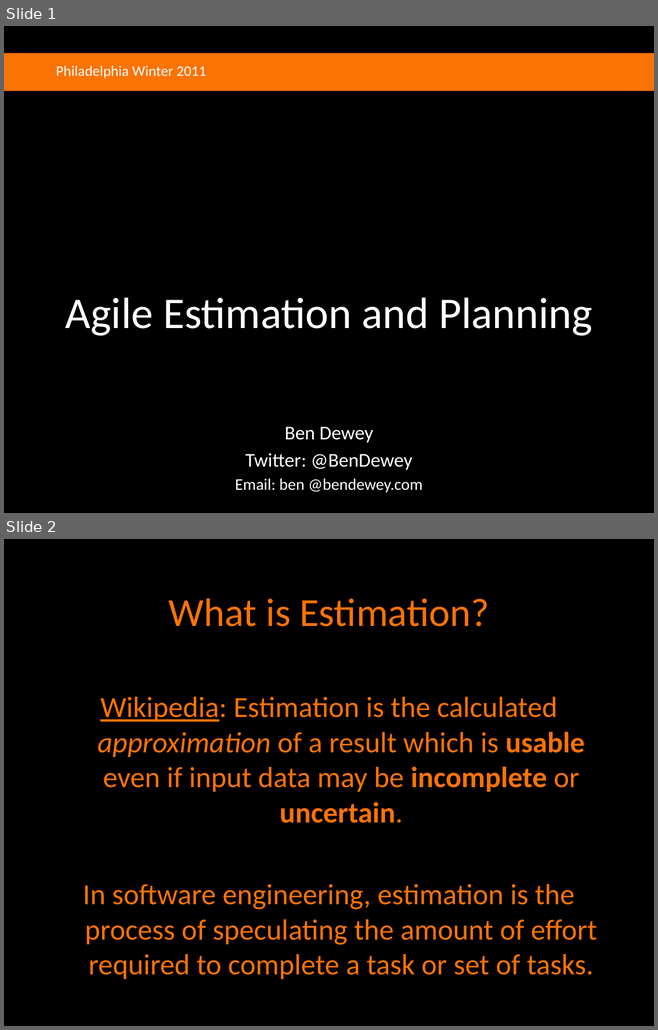
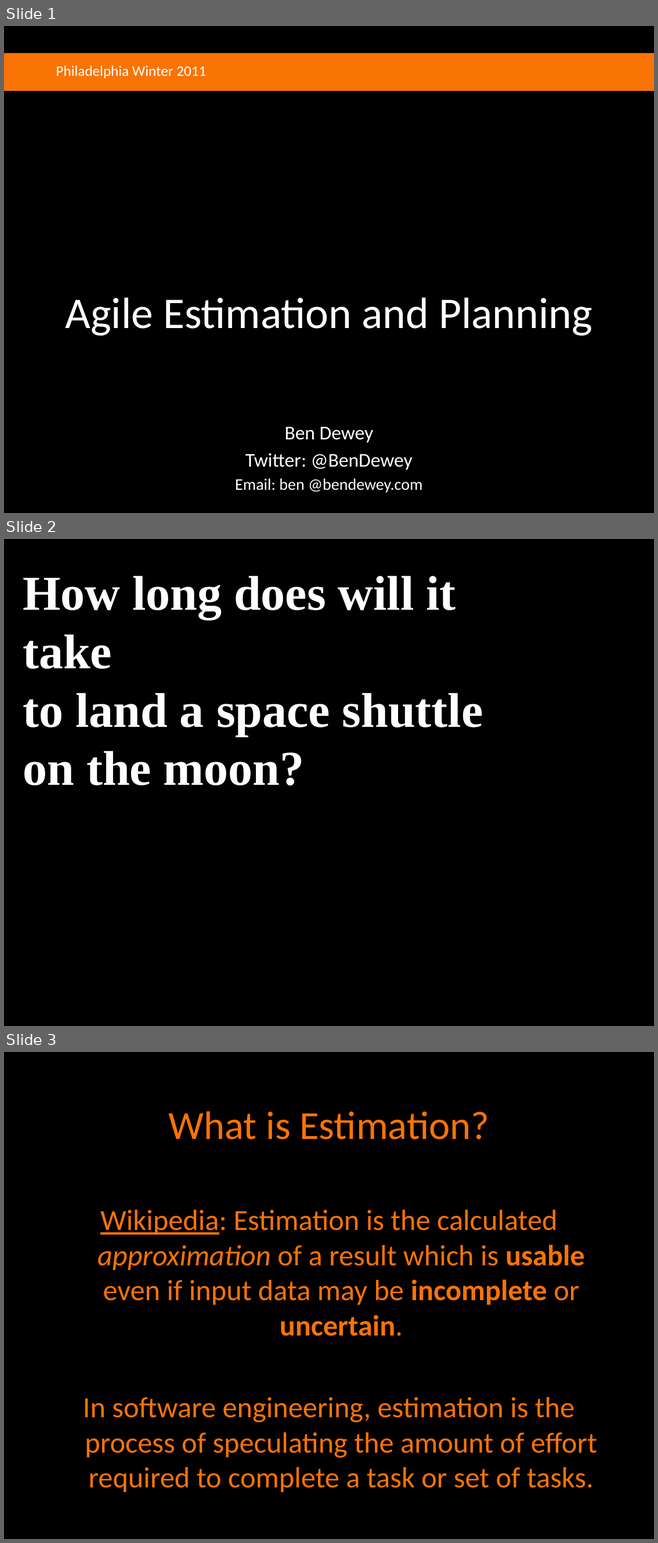
Before and after one commit to agilefire/November2010, a slide deck: Agile Firestarter Winter 2011 Agile Estimation.pptx. Shown one above the other, each under a label of ours: slides 1 and 2 before the commit, slides 1, 2 and 3 after it. The pictures are 658x1030 and 658x1543 pixels, drawn with LibreOffice and Linux fonts; fonts in the diff are those of the drawing; background and template pictures are left out. Boxes give left, top, right and bottom in pixels: in the first picture for what was removed or moved away, otherwise in the second. Text is boxed around its words. In the diff, an @@ line names an element or a change of style, - is before the commit and + after.

```diff
--- a/Agile Firestarter Winter 2011 Agile Estimation.pptx
+++ b/Agile Firestarter Winter 2011 Agile Estimation.pptx
@@ slide 2 added at bbox=[4, 539, 654, 1026], background picture (left out) @@
@@ text added at bbox=[23, 576, 483, 786], 60 pt, text #FFFFFF, bold @@
+How long does will it take
+to land a space shuttle
+on the moon?
@@ what was slide 2 is now slide 3 @@
```
Also in this commit, not shown: 2 slides changed, 2 other slides added.
